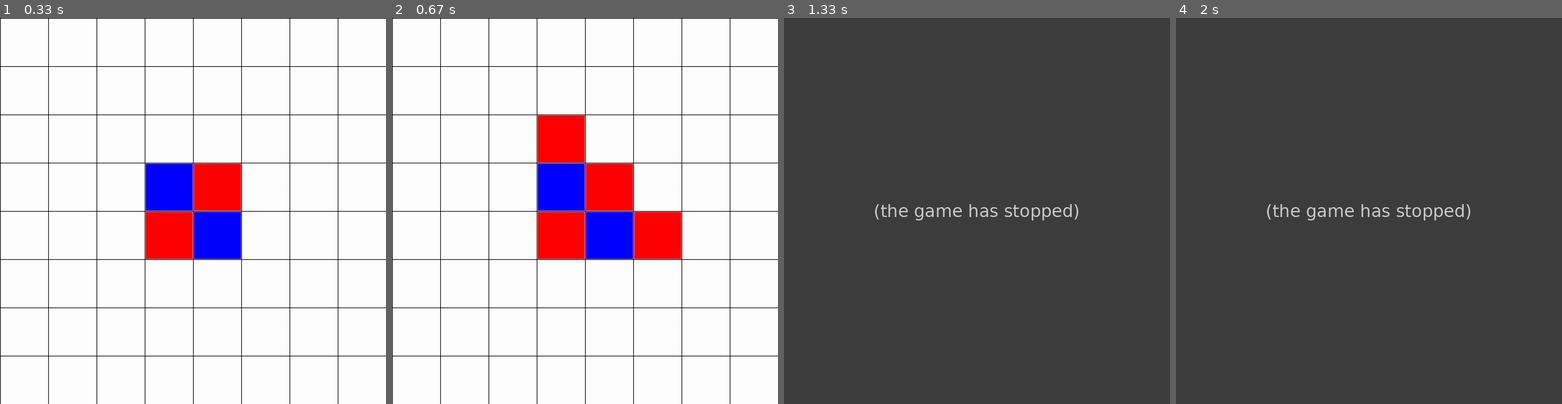
Above: before the commit, frames 1-4 (left to right).
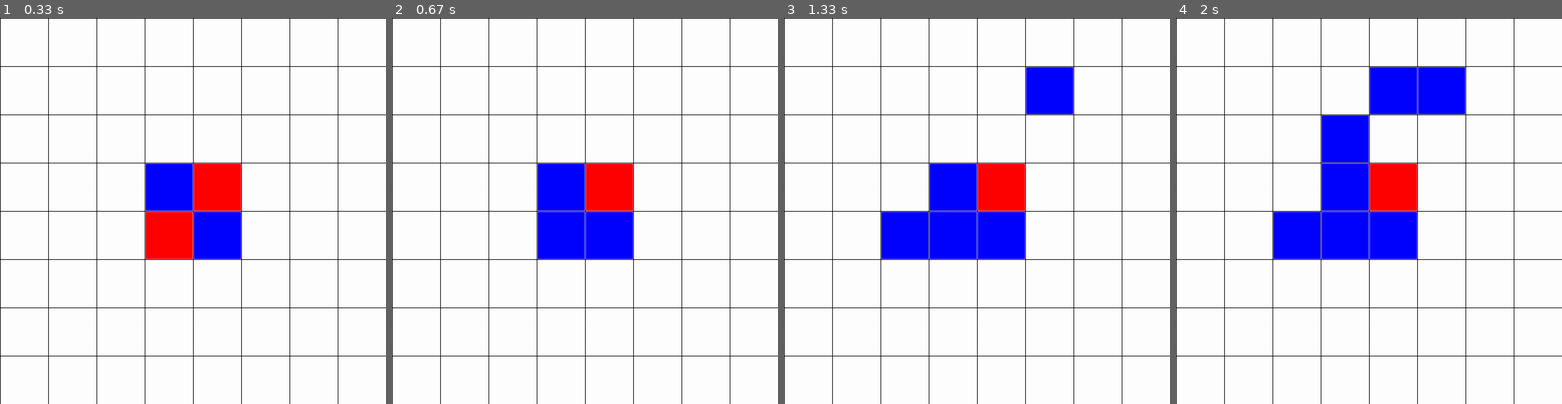
Above: after the commit, the same moments.

Repository: LoganTylerPatterson/OthelloPygame
Game: pygame game, started from othello.py
Two runs of this game, one before a commit and one after it. Both use one fixed random seed, a clock stepped at 60 frames per second and the inputs below.
Inputs (mouse positions are in pixels of both pictures, inside the frame that each line leads up to):
- Up to frame 1 (0.33 s): no input
- Up to frame 2 (0.67 s): click (569, 226) at 0.38 s
- Up to frame 3 (1.33 s): click (884, 214) at 0.72 s; click (1034, 75) at 1.05 s
- Up to frame 4 (2 s): click (1376, 79) at 1.38 s; click (1357, 145) at 1.72 s

Frame 1 is identical in both runs. In frame 2, 4.5% of the frame differs, in the area x 37-75%, y 25-63%; in frame 3, 100%, in the area x 0-100%, y 0-100%; in frame 4, 100%.
Error before the commit: TypeError: 'bool' object is not iterable (othello.py line 84); the game stopped at 0.73 s (later frames are placeholders)

Commit message:
Update othello.py
Ugh

Diff:
--- a/othello.py
+++ b/othello.py
@@ -28,26 +28,32 @@
         self.board[4][3] = "computer"
         self.board[4][4] = "player"
 
+    """Main game loop to wrange all this sheet"""
     def run_game(self):
         self.draw_initial_board()
         self.turn = "player"
 
         """Start the main loop for the game."""
         while True:
-            # Watch for mouse events
             if self.turn == "player":
-               if self.check_for_events():
-                   self.get_player_move()
-                   self.check_win()
-                   self.turn = "computer"
-            elif self.turn == "computer":
-                self.get_computer_move()
-                self.check_win()
-                self.turn = "player"
-
-            pygame.display.flip()
-
+                if self.check_for_events():
+                    self.get_player_move()
+            #Watch for mouse events
+            # if self.turn == "player":
+            #    if self.check_for_events():
+            #        self.get_player_move()
+            #        self.check_win()
+            #        self.turn = "computer"
+            # elif self.turn == "computer":
+            #     self.get_computer_move()
+            #     self.check_win()
+            #     self.turn = "player"
+
+        pygame.display.flip()
+
+    """Given a board and a player, it will iterate through the board and return the score of said board"""
     def get_player_score(self, board, tile):
+        print(">>Get player score")
         score = 0
         for row in range(self.height):
             for col in range(self.width):
@@ -55,7 +61,11 @@
                     score = score + 1
         return score
 
+    """This method will iterate through the valid moves, determine which gives the highest value, and returns a tuple of the x and y coordinates"""
     def get_computer_move(self):
+        print(">>Get Computer Move")
+        bestx = -1
+        besty = -1
         valid_moves = self.get_valid_moves(self.board, "computer")
         random.shuffle(valid_moves)
 
@@ -66,8 +76,7 @@
 
         #Get the highest scoring move
         best_score = -1
-        bestx = 0
-        besty = 0
+
         for x, y in valid_moves:
             board_copy = self.get_board_copy(self.board)
             self.make_move(board_copy, "computer", x, y)
@@ -78,28 +87,24 @@
                 best_score = score
                 bestx = x
                 besty = y
-
-        #Get all the tiles to flip from this move
-        tiles_to_flip = self.is_valid_move(self.board, "computer", y + 1 ,x + 1)
-        for tile in tiles_to_flip:
-            x_to_change = x
-            y_to_change = y
-            self.board[x][y] = "computer"
-            self.draw_square(y + 1, x + 1, self.c_red)
-        #Update the current tile
-        self.board[bestx][besty] = "computer"
-        self.draw_square(besty + 1, bestx + 1, self.c_red)
-
+        return [bestx, besty]
+
+    """Gives us a copy of the board so the computer can do some nice testing"""
     def get_board_copy(self, board):
+        print(">>Get Board Copy")
+
         board_copy = [[" "] * 8,[" "] * 8,[" "] * 8,[" "] * 8,[" "] * 8,[" "] * 8,[" "] * 8,[" "] * 8]
 
         for x in range(self.width):
             for y in range(self.height):
-                board_copy[x][y] = self.board[x][y]
+                board_copy[x][y] = board[x][y]
         return board_copy
 
+    """Takes a board, player, x and y and updates that tile along with all the tiles that should be flipped """
     def make_move(self, board, tile, x, y):
-        tiles_to_change = self.is_valid_move(board, tile, x + 1, y + 1)
+        print(">>Make Move")
+
+        tiles_to_change = self.is_valid_move(board, tile, x, y)
 
         if tiles_to_change == False:
             return False
@@ -109,15 +114,22 @@
             board[x][y] = tile
         return True
 
+    """Pretty simple"""
     def is_on_corner(self, x, y):
+        print(">>Is On Corner")
+
         return (x == 0 or x == self.width - 1 and y == 0 or y == self.height - 1)
 
+    """If neither the player nor the computer can move, game is over; returns True if play continues"""
     def check_win(self):
+        print(">>Check Win")
+
         player_can_move = self.get_valid_moves(self.board, "player")
         computer_can_move = self.get_valid_moves(self.board, "computer")
         if player_can_move == [] or computer_can_move == []:
             return True
 
+    """Looks for any player events, returns true if so"""
     def check_for_events(self):
         for event in pygame.event.get():
             if event.type == pygame.QUIT:
@@ -125,41 +137,49 @@
             elif event.type == MOUSEBUTTONDOWN:
                 return True
 
+    """Get the position of the mouse, get the row and column of the click. Get the tiles to flip if the move is valid, flip them and draw the associated squares """
     def get_player_move(self):
         x, y = pygame.mouse.get_pos()
         row, column = self.player_click(x, y)
-        valid_moves = self.is_valid_move(self.board, "player", row, column)
-        if valid_moves != False:
-            for tile in valid_moves:
-                x, y = tile
-                self.draw_square(x + 1, y + 1, self.c_blue)
-                self.board[x][y] = 'player'
-
-            self.draw_square(row, column, self.c_blue)
-            self.board[row-1][column-1] = "player"
-
+        # tiles_to_flip = self.is_valid_move(self.board, "player", row, column)
+        # if tiles_to_flip != False:
+        #     for tile in tiles_to_flip:
+        #         x, y = tile
+        #         self.draw_square(x, y, self.c_blue)
+        #         self.board[x][y] = 'player'
+
+        self.draw_square(row, column, self.c_blue)
+        self.board[row-1][column-1] = "player"
+
+    """Not too hard to decipher"""
     def get_random_starter(self):
+        print(">>Get Random Starter")
+
         turn = random.randint(0, 1)
         if turn == 1:
             return "player"
         elif turn == 0:
             return "computer"
 
+    """Iterates through the board, checks each to see if it is a valid move, returns a list of valid moves"""
     def get_valid_moves(self, board, tile):
+        print(">>Get Valid Moves")
+
         valid_moves = []
         for row in range(self.width):
             for col in range(self.height):
-                if self.is_valid_move(board, tile, row + 1, col + 1):
+                if self.is_valid_move(board, tile, row, col):
                     valid_moves.append([row, col])
         return valid_moves
 
+    """returns True/False depending on whether the row and column are inside/outside the board"""
     def is_on_board(self, row, col):
-        #Works as expected
-        return row > 0 and row <= self.width and col > 0 and col <= self.height
-
+        return row >= 0 and row <= self.width - 1 and col >= 0 and col <= self.height - 1
+
+    """This method returns False if the move is not valid and a list of the tiles that need to be flipped if it is valid"""
     def is_valid_move(self, board, tile, row_start, col_start):
         #This is working
-        if board[row_start-1][col_start-1] != " " or not self.is_on_board(row_start, col_start):
+        if board[row_start][col_start] != " " or not self.is_on_board(row_start, col_start):
             return False
 
         if tile == "player":
@@ -168,40 +188,44 @@
             other_tile = "player"
 
         tiles_to_flip = []
-        for x_dir, y_dir in [[0, 1], [1,1], [1, 0], [1, -1], [0, -1], [-1, -1], [-1, 0], [-1, 1]]:
-            col, row = row_start, col_start
+        for x_dir, y_dir in [[0, 1], [1, 1], [1, 0], [1, -1], [0, -1], [-1, -1], [-1, 0], [-1, 1]]:
+            print("directional loop")
+            row, col = row_start, col_start
+            row += y_dir
             col += x_dir
-            row += y_dir
-            while self.is_on_board(col, row) and board[col - 1][row - 1] == other_tile:
+            while self.is_on_board(col, row) and board[row][col] == other_tile:
                 col += x_dir
                 row += y_dir
-                if self.is_on_board(col, row) and board[col - 1][row - 1] == tile:
+                if self.is_on_board(col, row) and board[row][col] == tile:
                     while True:
                         col -= x_dir
                         row -= y_dir
                         if col == row_start and row == col_start:
                             break
-                        tiles_to_flip.append([col-1,row-1])
+                        tiles_to_flip.append([col, row])
 
         if len(tiles_to_flip) == 0:
             return False
         return tiles_to_flip
 
+    """Takes in the mouse x and y position, and divides by a squares len/width to determine which row/column the click occured in"""
     def player_click(self, x, y):
         unit = 1200 / 8
         column = 1
         row = 1
-        for i in range(self.width + 1):
+        for i in range(self.width):
             if x < unit * i:
-                column = i
+                column = i - 1
                 break
-        for i in range(self.height + 1):
+        for i in range(self.height):
             if y < unit * i:
-                row = i
+                row = i - 1
                 break
         return [row, column]
 
+    """Draws the grid lines with 4 initial squares filled in in the center of the grid"""
     def draw_initial_board(self):
+        print(">>Draw Initial Board")
         self.screen.fill(self.c_white)
         line_width = 150
         # Draw game grid
@@ -212,19 +236,23 @@
                              (0, i * 150), (1200, i * 150), 2)
 
         # Draw initial squares
+        self.draw_square(3, 3, self.c_blue)
+        self.draw_square(4, 3, self.c_red)
+        self.draw_square(3, 4, self.c_red)
         self.draw_square(4, 4, self.c_blue)
-        self.draw_square(5, 4, self.c_red)
-        self.draw_square(4, 5, self.c_red)
-        self.draw_square(5, 5, self.c_blue)
 
         pygame.display.flip()
 
+    """Draws a square at the given position on the board"""
     def draw_square(self, row, col, color):
-        y = (row - 1) * 150 + 3
-        x = (col - 1) * 150 + 3
+        print(">>Draw Square")
+        y = (row) * 150 + 3
+        x = (col) * 150 + 3
         pygame.draw.rect(self.screen, color, (x, y, 146, 146))
 
+    """After a element has been updated in self.board, this method will redraw the entire grid -> flip() will need to be called"""
     def update_board(self):
+        print(">>Update Board")
         for col in range(self.height):
             for row in range(self.width):
                 square = self.board[col][row]
@@ -233,7 +261,9 @@
                 elif square == "computer":
                     self.draw_square(col, row, self.c_red)
 
+    """Iterates through the board and updates the players score by one each time their name is found"""
     def get_score(self):
+        print(">>Get Score")
         for row in range(self.height):
             for col in range(self.width):
                 square = self.board[row][col]
